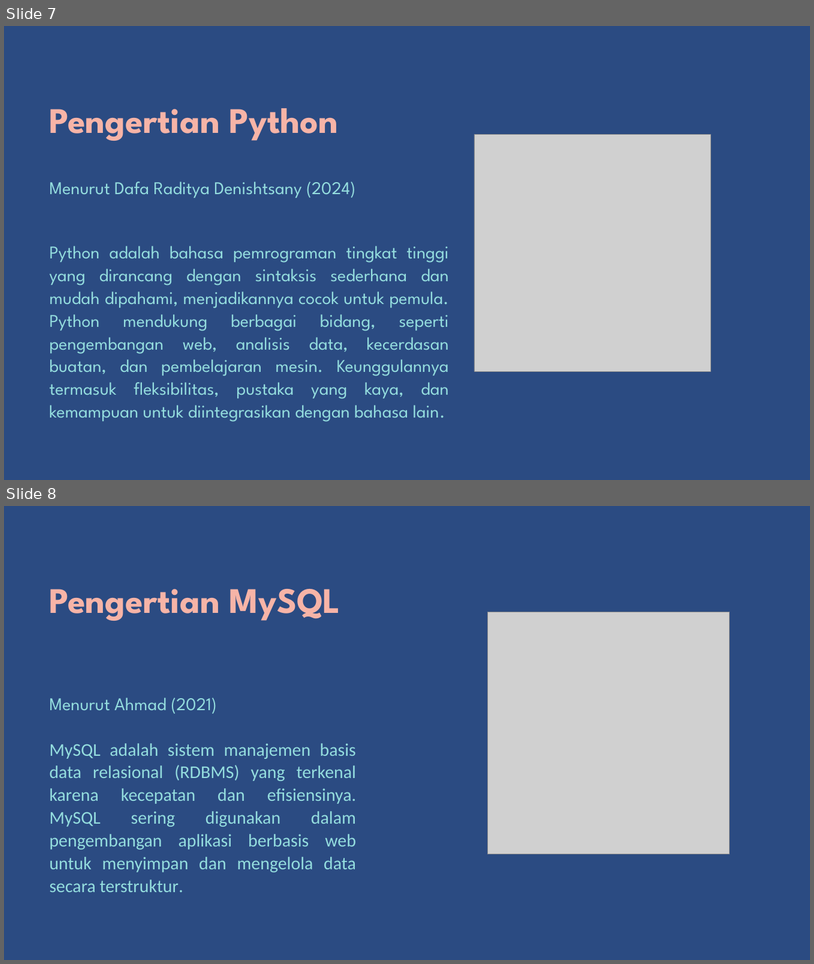
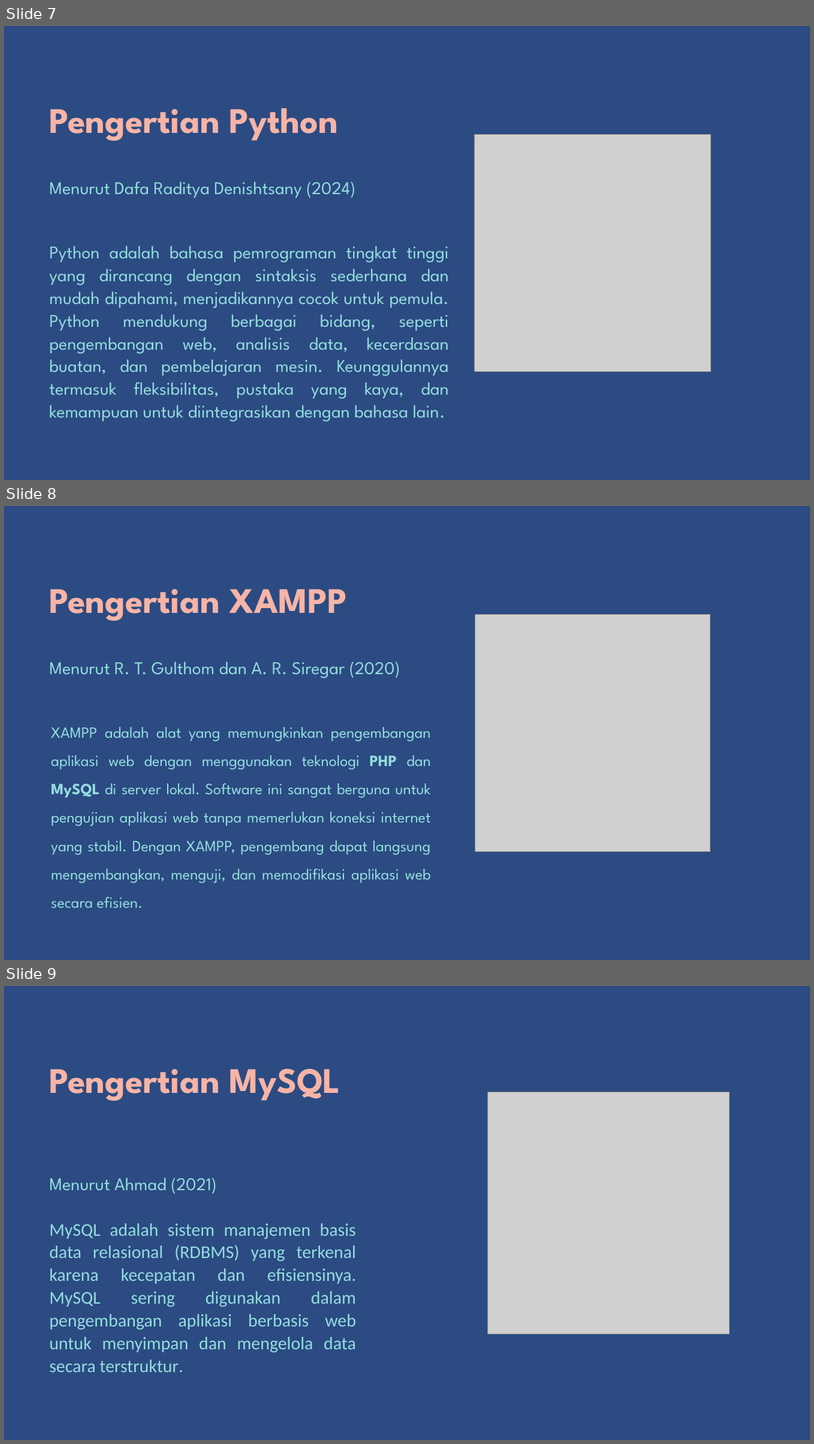
Before and after one commit to aldiZuhdi/appDasProSmt1, a slide deck: Power point/ppt1.pptx. Shown one above the other, each under a label of ours: slides 7 and 8 before the commit, slides 7, 8 and 9 after it. The pictures are 814x964 and 814x1444 pixels, drawn with LibreOffice and Linux fonts; fonts in the diff are those of the drawing; grey boxes stand for pictures. Boxes give left, top, right and bottom in pixels: in the first picture for what was removed or moved away, otherwise in the second. Text is boxed around its words. In the diff, an @@ line names an element or a change of style, - is before the commit and + after.

```diff
--- a/Power point/ppt1.pptx
+++ b/Power point/ppt1.pptx
@@ slide 8 added at bbox=[4, 506, 810, 960], background #2B4B82 @@
@@ text added at bbox=[50, 589, 348, 621], 64 pt, text #F7B4A7, bold @@
+Pengertian XAMPP
@@ picture added at bbox=[476, 615, 710, 851] @@
@@ text added at bbox=[50, 661, 401, 678], 32 pt, text #94DDDE @@
+Menurut R. T. Gulthom dan A. R. Siregar (2020)
@@ text added at bbox=[51, 727, 431, 908], 28 pt, text #94DDDE @@
+XAMPP adalah alat yang memungkinkan pengembangan aplikasi web dengan menggunakan teknologi PHP dan MySQL di server lokal. Software ini sangat berguna untuk pengujian aplikasi web tanpa memerlukan koneksi internet yang stabil. Dengan XAMPP, pengembang dapat langsung mengembangkan, menguji, dan memodifikasi aplikasi web secara efisien.
@@ what was slide 8 is now slide 9 @@
```
Also in this commit, not shown: 2 slides changed, 3 other files.
